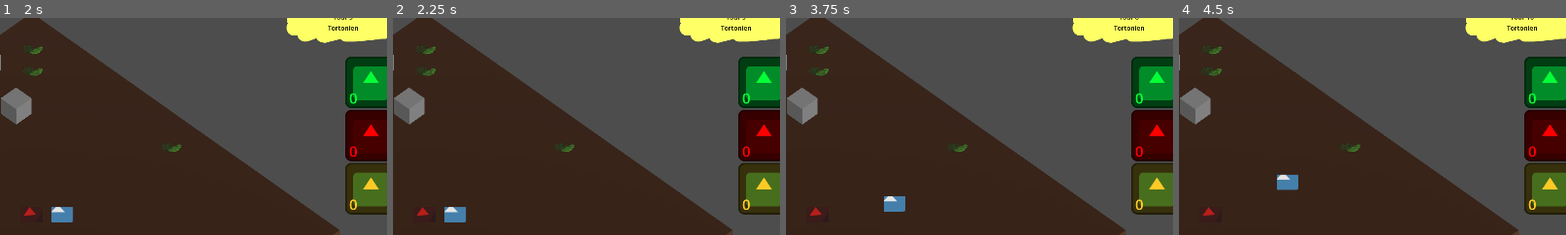
Above: before the commit, frames 1-4 (left to right).
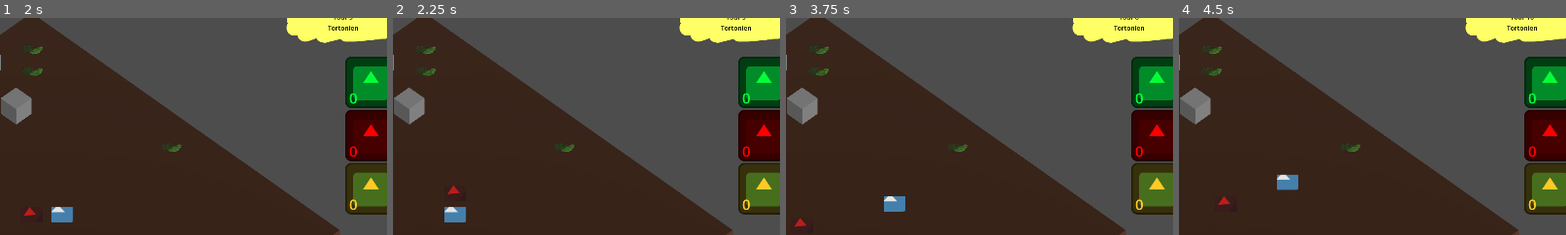
Above: after the commit, the same moments.

Repository: nialsiG/Carthage
Game: Godot game, scene res://Screens/StartScreen.tscn
The game is run twice, just before and just after one commit, with the same random seed, the same clock (stepped at 60 frames per second) and the same inputs. The engine's default icon, where the game draws it, is replaced by a stand-in: a white triangle on a blue panel in a dark square.
Inputs (mouse positions are % of the whole screen's width and height, from its top left):
- Up to frame 1 (2 s): click "Play" at 0.5 s; tap Enter at 1.25 s; move the mouse to (72, 45) at 1.27 s; hold D (Right) from 1.28 s (still down); tap W (Top) at 1.35 s; click (72, 45) at 1.42 s
- Up to frame 2 (2.25 s): tap Space at 2 s; move the mouse to (30, 55) at 2.02 s; release D (Right) at 2.03 s; hold Down (Down) from 2.03 s (still down); tap W (Top) at 2.1 s; click (30, 55) at 2.17 s
- Up to frame 3 (3.75 s): tap Enter at 2.75 s; move the mouse to (60, 28) at 2.77 s; release Down (Down) at 2.78 s; hold D (Right) from 2.78 s (still down); tap W (Top) at 2.85, 3.6 s; click (60, 28) at 2.92 s; tap Space at 3.5 s; move the mouse to (45, 70) at 3.52 s; click (45, 70) at 3.67 s
- Up to frame 4 (4.5 s): tap Enter at 4.25 s; move the mouse to (80, 65) at 4.27 s; release D (Right) at 4.28 s; hold Left (Left) from 4.28 s (still down); tap W (Top) at 4.35 s; click (80, 65) at 4.42 s
The pictures show only the part of the screen within x 46-96%, y 8-58%; the shares and areas given below are measured in that part.

Frame 1 is identical in both runs. In frame 2, 0.1% of the frame differs, in the area x 6-18%, y 77-92%; in frame 3, 0.1%; in frame 4, 0.1%.

Commit message:
[broken commit] pushing broken ennemies before l=sleeping

Diff:
--- a/game_jam_carthage/GameObjects/Animals/ennemy.gd
+++ b/game_jam_carthage/GameObjects/Animals/ennemy.gd
@@ -4,7 +4,14 @@
 const _enums = preload("res://Singletons/enums.gd")
 var _waitingForTurnCompletion : bool
 
-@onready var _move_pattern: Array[int] = [2, 1]
+@onready var _move_pattern: Array[Vector3] = [
+	Vector3(0, 0, 1),
+	Vector3(0, 0, 1),
+	Vector3(0, 0, 1)
+]
+
+var satiation_time: int = 4
+var satiated: int
 
 func _ready():
 	var viewport: SubViewport = $SubViewport
@@ -14,13 +21,23 @@
 func NotifyTurnEnd():
 	_waitingForTurnCompletion = false
 
-func Movement():
-	pass
+func Movement(turn: int):
+	if satiated == 0 or satiated == 4:
+		# move here
+		var full_pattern: int = _move_pattern.size() * 2
+		if turn % full_pattern < _move_pattern.size():
+			return _move_pattern[turn % _move_pattern.size()]
+		else:
+			return -1 * _move_pattern[turn % _move_pattern.size()]
+	# eaten, don't move
+	else:
+		satiated -= 1
 
-func EatMonkey(mapItems : Array[MapItem]):
+func InteractWithItem(mapItems : Array[MapItem]):
 	for item in mapItems:
 		if (item is Monkey):
 			# monkey Death here
 			if (_tile != null):
 				_tile.LeaveTile(self)
 			item.Eaten()
+	satiated = satiation_time
--- a/game_jam_carthage/GameObjects/Animals/monkey.gd
+++ b/game_jam_carthage/GameObjects/Animals/monkey.gd
@@ -13,6 +13,7 @@
 
 signal JoinedGroup(monkey : Monkey)
 signal GrabLeaderShip(monkey : Monkey)
+signal GotEaten(monkey: Monkey)
 
 func _ready():
 	var viewport: SubViewport = $SubViewport
@@ -92,4 +93,6 @@
 		GrabLeaderShip.emit(self)
 
 func Eaten():
-	self.queue_free()
+	GotEaten.emit(self)
+	# pas tout de suite faire queue_free
+	self.call_deferred("queue_free")
--- a/game_jam_carthage/Screens/game_screen.gd
+++ b/game_jam_carthage/Screens/game_screen.gd
@@ -40,6 +40,7 @@
 			var tile = _map.GetTilefromVec(Vector2(element.position.x, element.position.z))
 			element.SetTile(tile)
 			if (element is Monkey):
+				element.GotEaten.connect(OnMonkeyEaten)
 				if (leader == null):
 					element.SetLeader()
 				if(element.IsLeader() && leader == null):
@@ -55,7 +56,6 @@
 			elif (element is Ennemy):
 				ennemies.append(element)
 
-
 	if (leader == null):
 		leader = monkeys[0]
 		leader.SetLeader()
@@ -72,7 +72,6 @@
 func _process(delta):
 	if(_waitingForReactions):
 		return
-
 	CheckLeaderMove()
 
 func OnGrabLeaderShip(monkey : Monkey):
@@ -89,10 +88,24 @@
 	monkeys.append(monkey)
 	_gameUi.UpdateMonkeyFaces(monkeys)
 
+func OnMonkeyEaten(monkey : Monkey):
+	monkey.GetTile().LeaveTile(monkey)
+	monkeys.erase(monkey)
+	print("monkey eaten, remaining ", monkeys.size())
+	if monkeys.size() == 0:
+		## we lose here
+		print("LOOSE, all monkeys eaten")
+	if (leader == null) and monkeys.size() > 0:
+		print("changing leader pour cause de mort")
+		leader = monkeys[0]
+		leader.SetLeader()
+
 func OnPickedConsumable(pickable_type : enums.PickableType):
 	ColobsManager.PickItem(pickable_type)
 
 func CheckLeaderMove() -> bool:
+	if leader == null:
+		return false
 	var hasMoved = false
 	var moveVector = Vector3.ZERO
 
@@ -125,6 +138,8 @@
 signal MousePosition(position : Vector2)
 
 func TryGrabFocus(tile : MapTile)-> bool:
+	if leader == null:
+		return false
 	var distance = (leader.GetTilePosition() - tile.GetTile()).length()
 	var isValid = true
 	print(str(tile.GetTile())+" "+str(distance))
@@ -168,6 +183,7 @@
 		_focusTile.ReleaseFocus()
 
 	if (target  == leader):
+		IncrementTurn()
 		var border_detection: enums.PositionOnMap = detectBorders(target.GetTilePosition())
 		if border_detection != enums.PositionOnMap.MIDDLE:
 			if border_detection == arrived_from:
@@ -181,13 +197,12 @@
 				for monkey in monkeys:
 					var newMonkeyTile = _map.GetTilefromVec(Vector2(monkey.position.x, monkey.position.z))
 					monkey.SetTile(newMonkeyTile)
-
 				for monkey in _strayMonkeys:
 					monkey.queue_free()
 				_strayMonkeys.clear()
 
 				return
-		turn += 1
+
 	if (target  != leader):
 		return
 
@@ -203,11 +218,19 @@
 		await Wait(waitDurationBetweenActions)
 		var move = monkey.React(leader, GetAvailableMoveTiles(monkey))
 
+	for ennemy in ennemies:
+		await Wait(waitDurationBetweenActions)
+		var move = ennemy.Movement(turn)
+		if move:
+			Move(ennemy, move)
+
 	_waitingForReactions = false
 
-	if (target  == leader):
-		_gameUi.UpdateTurnCounter(turn)
-		$Night._on_new_turn(turn)
+func IncrementTurn():
+	turn += 1
+	_gameUi.UpdateTurnCounter(turn)
+	$Night._on_new_turn(turn)
+
 
 func detectBorders(leader_position: Vector2) -> enums.PositionOnMap:
 	if leader_position[0] == -round(_mapDimensions[0]/2) + 1:
@@ -241,7 +264,7 @@
 		enums.PositionOnMap.LEFT:
 			leader.position = Vector3(0, 0, round(_mapDimensions[1]/2))
 		enums.PositionOnMap.RIGHT:
-			leader.position = Vector3(0, 0, round(_mapDimensions[1]/2))
+			leader.position = Vector3(0, 0, - round(_mapDimensions[1]/2) + 1)
 		_:
 			leader.position = Vector3(0, 0, 0)
 
